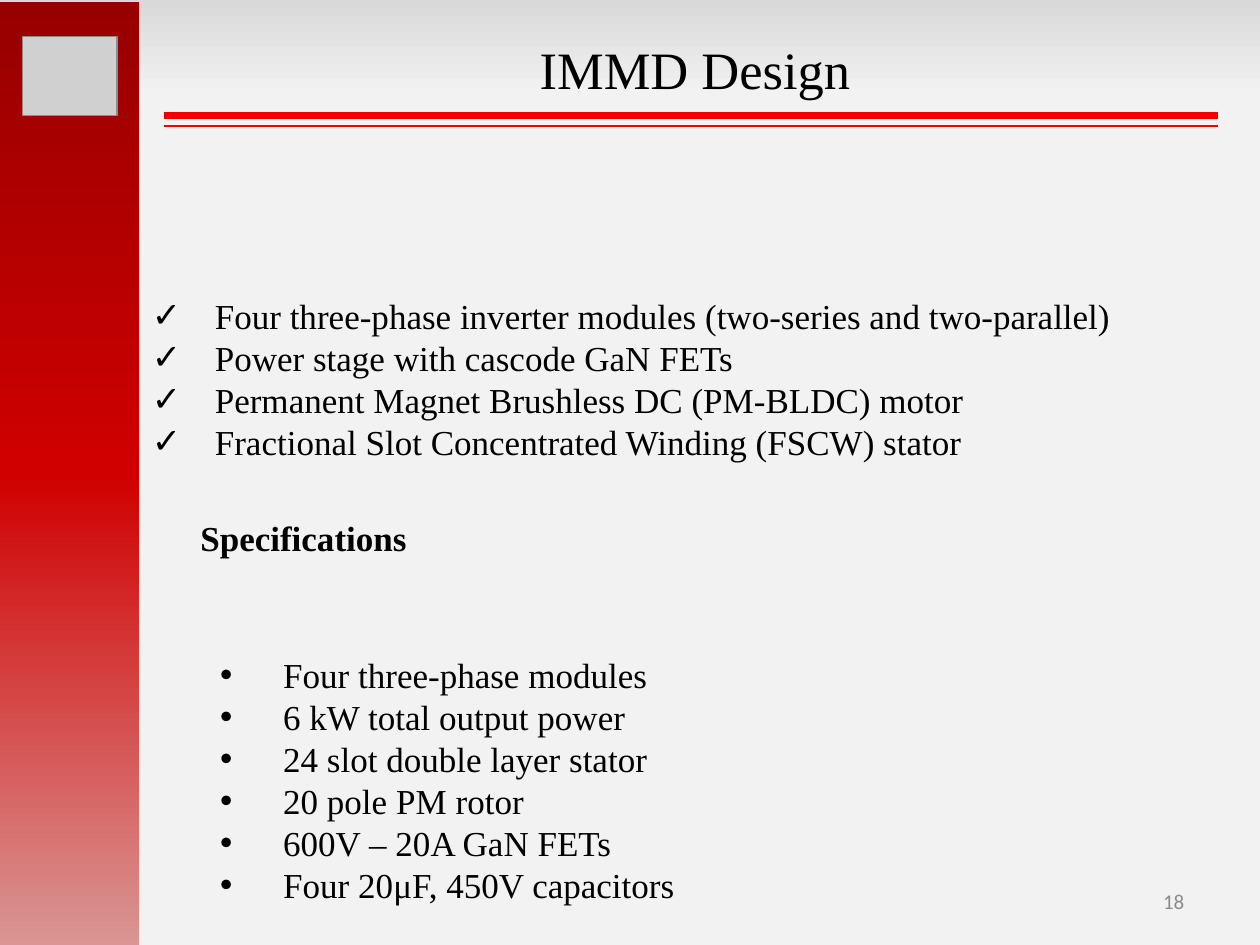
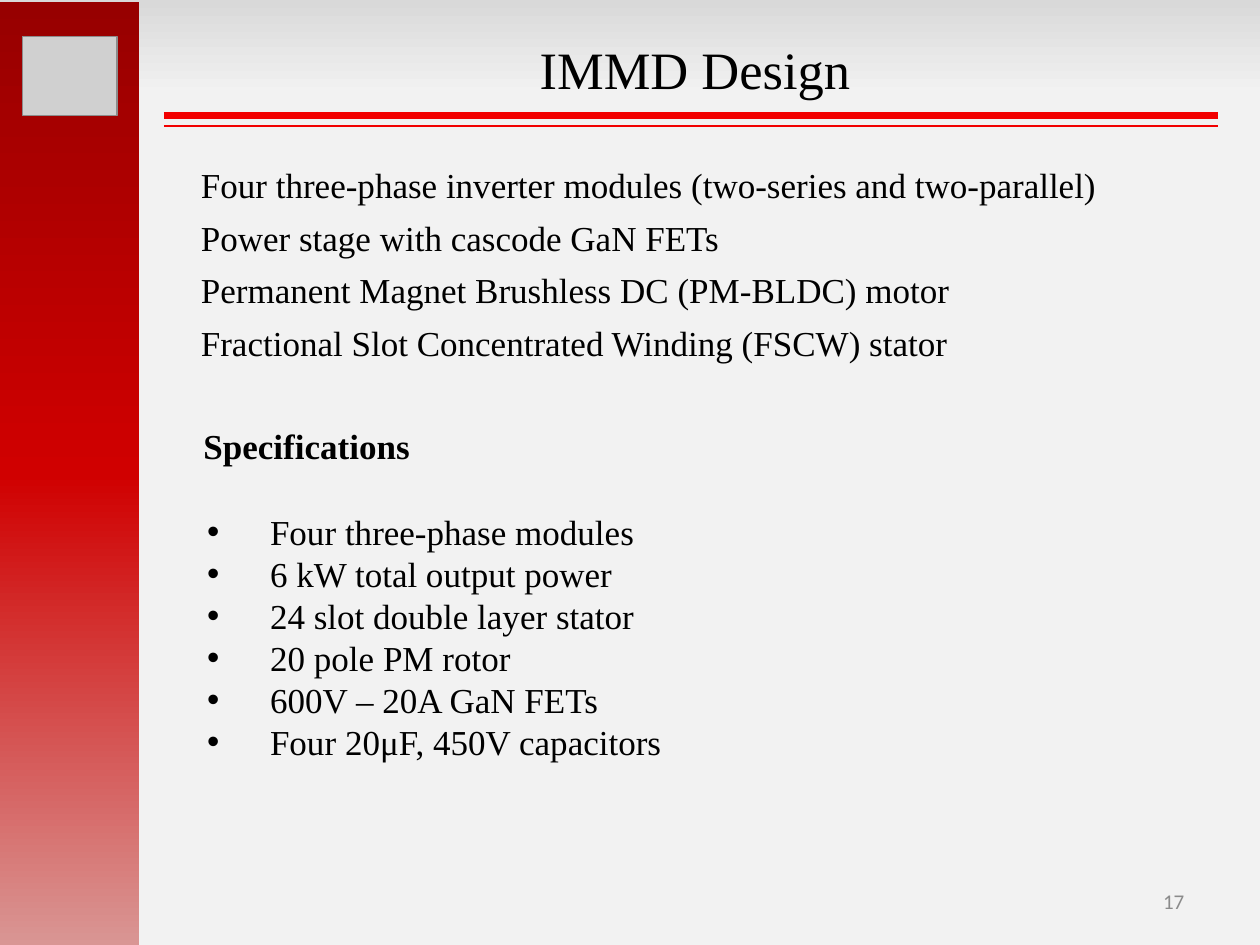
Before and after one commit to hakanpolat/IMMD, a slide deck: slide 17 of GRW2017/sunum/GRW2017_MesutUğur.pptx (slide 18 before the commit). Drawn at 1260x945 pixels with LibreOffice and Linux fonts; fonts in the diff are those of the drawing; grey boxes stand for pictures. Boxes give left, top, right and bottom in pixels: in the first picture for what was removed or moved away, otherwise in the second. Text is boxed around its words. In the diff, an @@ line names an element or a change of style, - is before the commit and + after.

```diff
--- a/GRW2017/sunum/GRW2017_MesutUğur.pptx
+++ b/GRW2017/sunum/GRW2017_MesutUğur.pptx
@@ text "Four three-phase inverter modules (two-series ...": place and size @@
-text "Four three-phase inverter modules (two-series ..." at box(215, 304, 1110, 462)
+text "Four three-phase inverter modules (two-series ..." at box(201, 173, 1096, 363)
@@ text "Four three-phase inverter modules (two-series ..." at box(201, 173, 1096, 363): bullet ✓ to none; more space between paragraphs @@
@@ text "Specifications": place and size @@
-text "Specifications" at box(200, 526, 406, 558)
+text "Specifications" at box(203, 434, 409, 466)
@@ text "Four three-phase modules": place and size @@
-text "Four three-phase modules" at box(283, 663, 674, 905)
+text "Four three-phase modules" at box(270, 520, 661, 762)
@@ page number at box(1163, 895, 1184, 909): text changed @@
-18
+17
```
Also in this commit, not shown: 12 other slides changed, 1 slide removed.
